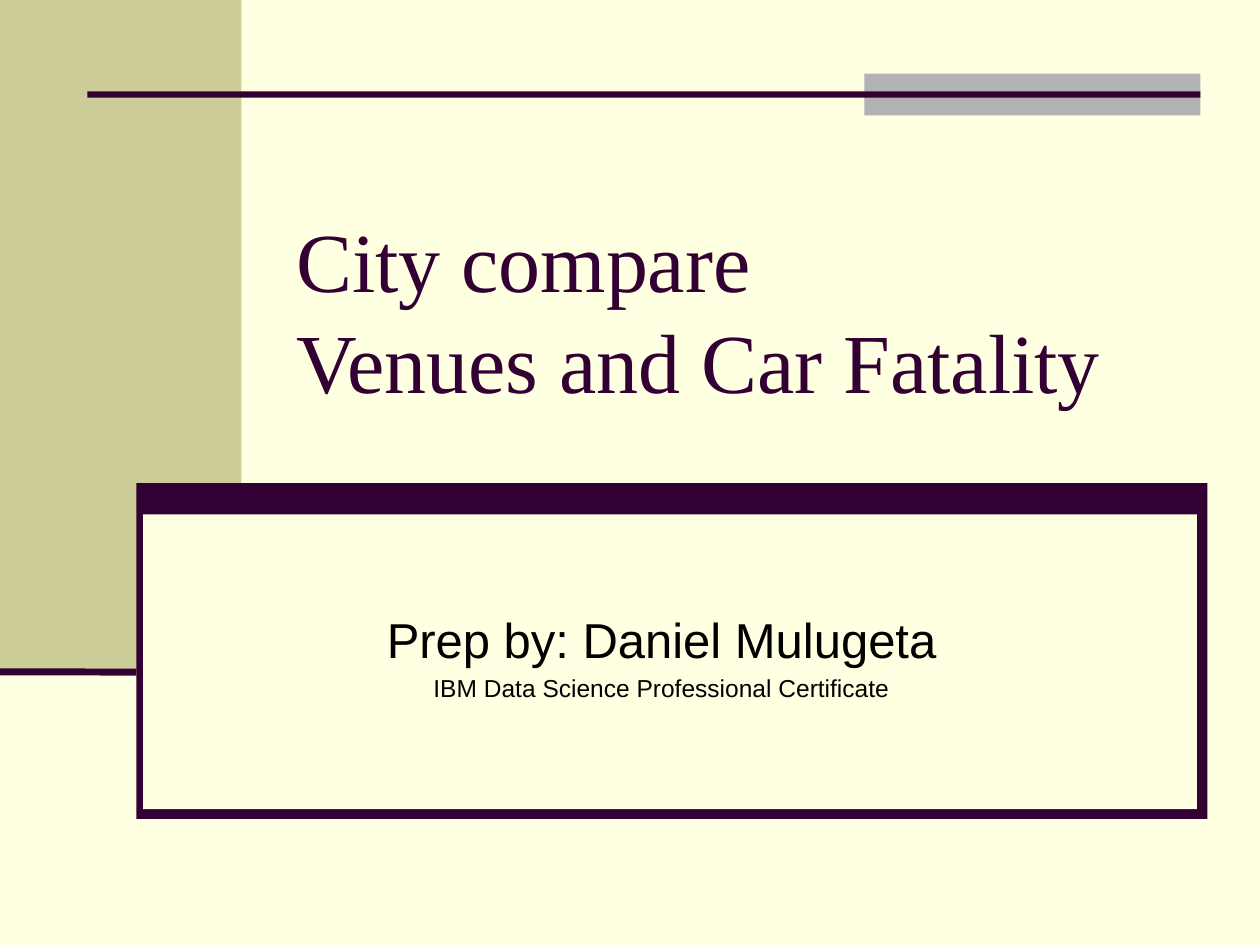
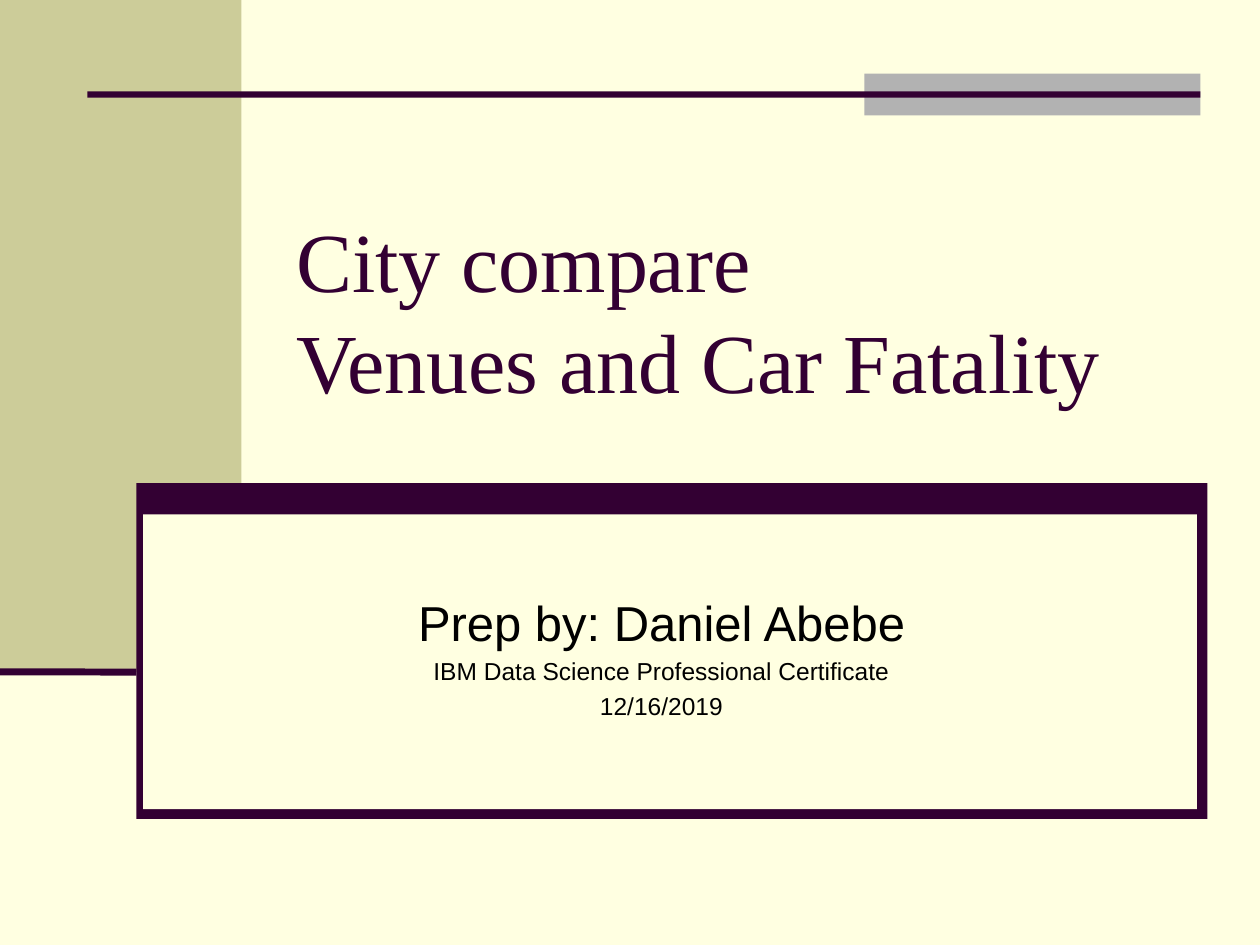
Before and after one commit to dabebe01/Capestone-CR9, a slide deck: slide 1 of DanielAbebe_Presentation.pptx. Drawn at 1260x945 pixels with LibreOffice and Linux fonts; fonts in the diff are those of the drawing. Boxes give left, top, right and bottom in pixels: in the first picture for what was removed or moved away, otherwise in the second. Text is boxed around its words. In the diff, an @@ line names an element or a change of style, - is before the commit and + after.

```diff
--- a/DanielAbebe_Presentation.pptx
+++ b/DanielAbebe_Presentation.pptx
@@ subtitle at <box>418,605,906,651</box>: text changed @@
-Prep by: Daniel Mulugeta
+Prep by: Daniel Abebe
@@ subtitle at <box>600,697,723,716</box>: paragraph added @@
+12/16/2019
```
